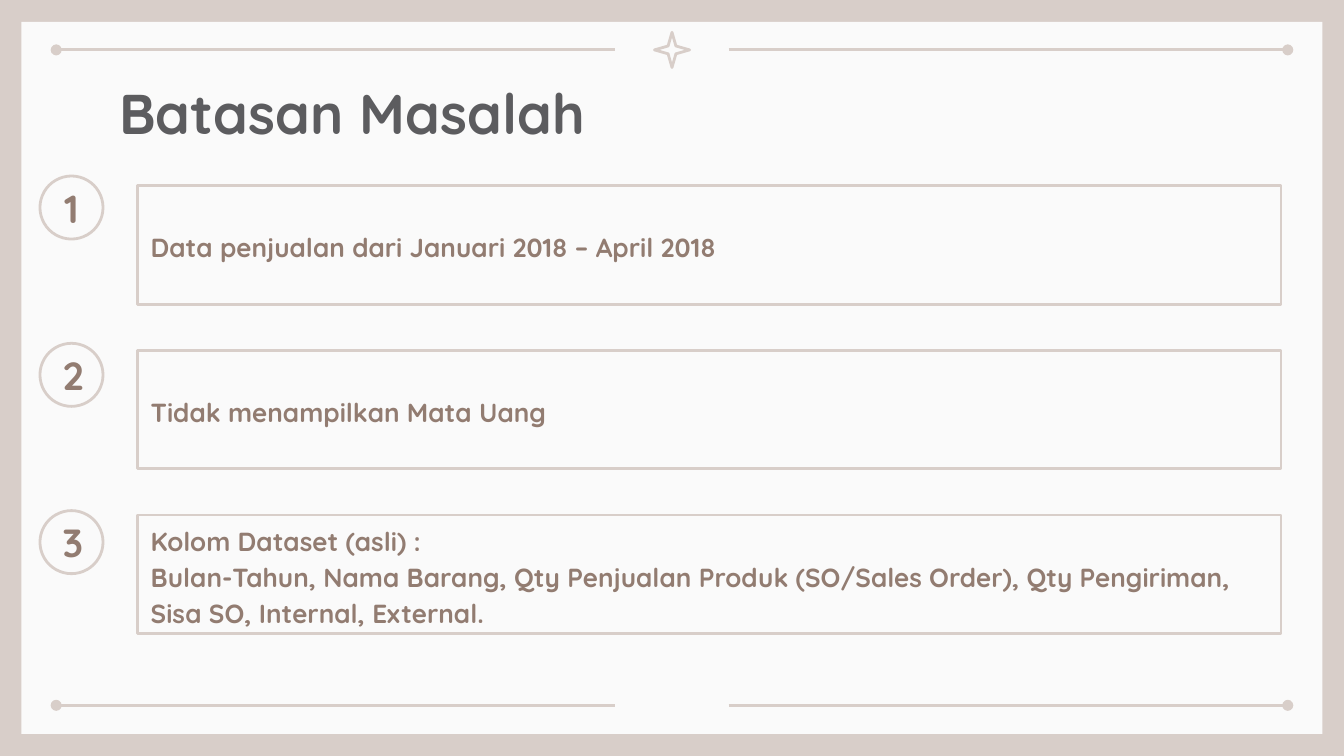
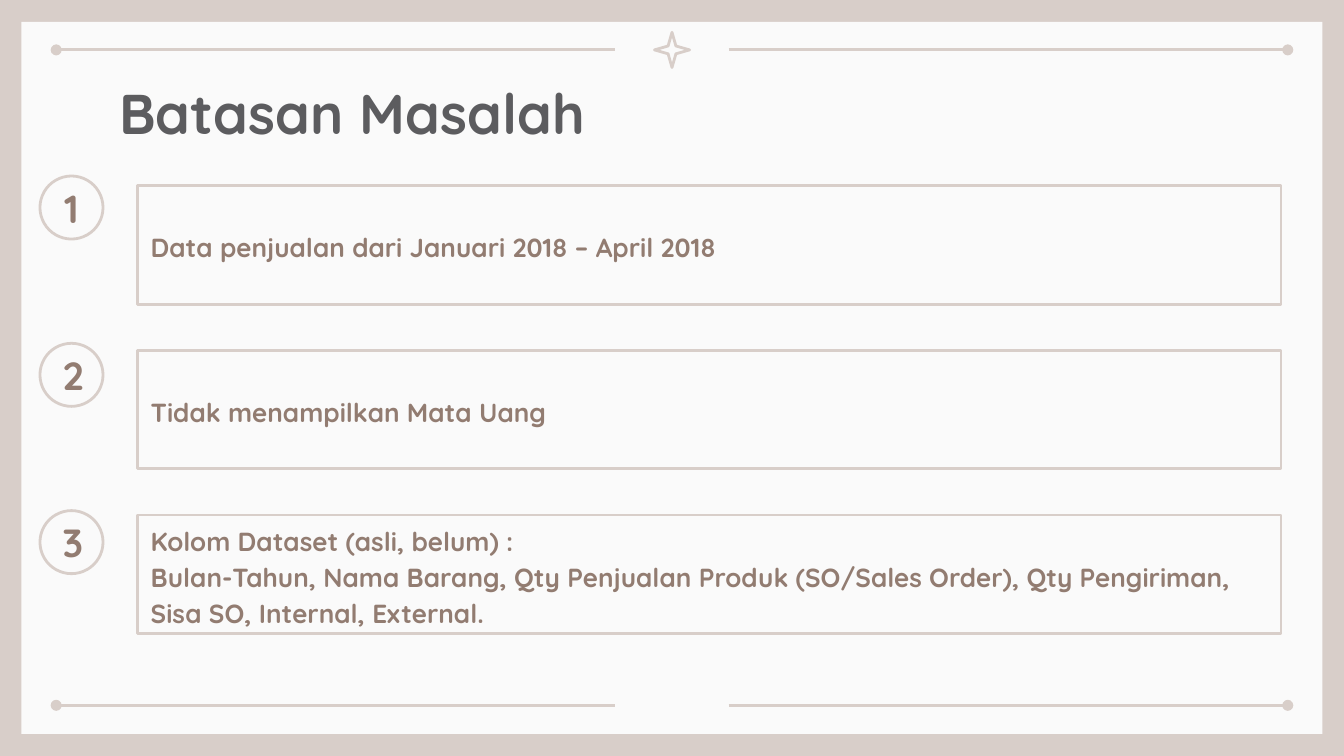
Before and after one commit to christiankencana/thesis, a slide deck: slide 4 of document/2211601741_ChristianKencana_Thesis.pptx. Drawn at 1344x756 pixels with LibreOffice and Linux fonts; fonts in the diff are those of the drawing. Boxes give left, top, right and bottom in pixels: in the first picture for what was removed or moved away, otherwise in the second. Text is boxed around its words. In the diff, an @@ line names an element or a change of style, - is before the commit and + after.

```diff
--- a/document/2211601741_ChristianKencana_Thesis.pptx
+++ b/document/2211601741_ChristianKencana_Thesis.pptx
@@ subtitle at [151,531,499,556]: text changed @@
-Kolom Dataset (asli) :
+Kolom Dataset (asli, belum) :
```
Also in this commit, not shown: 2 other slides changed, 5 other files.
